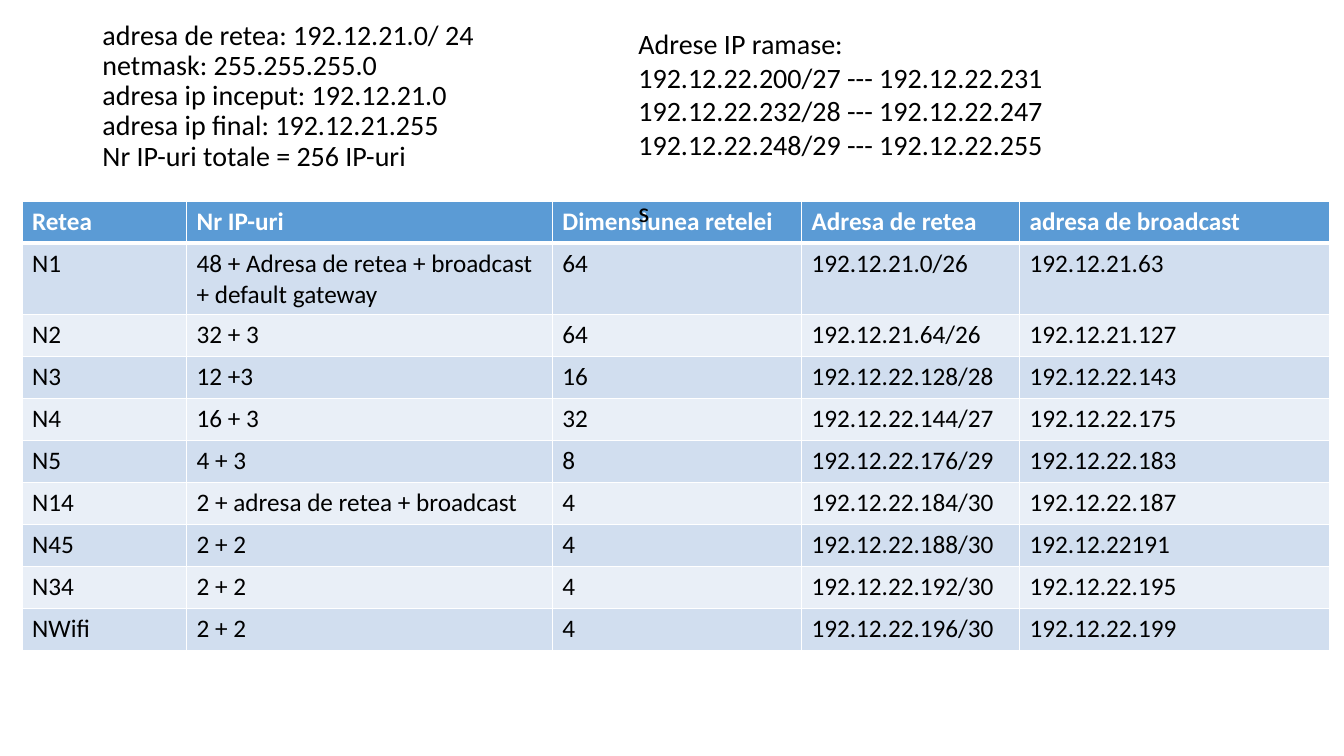
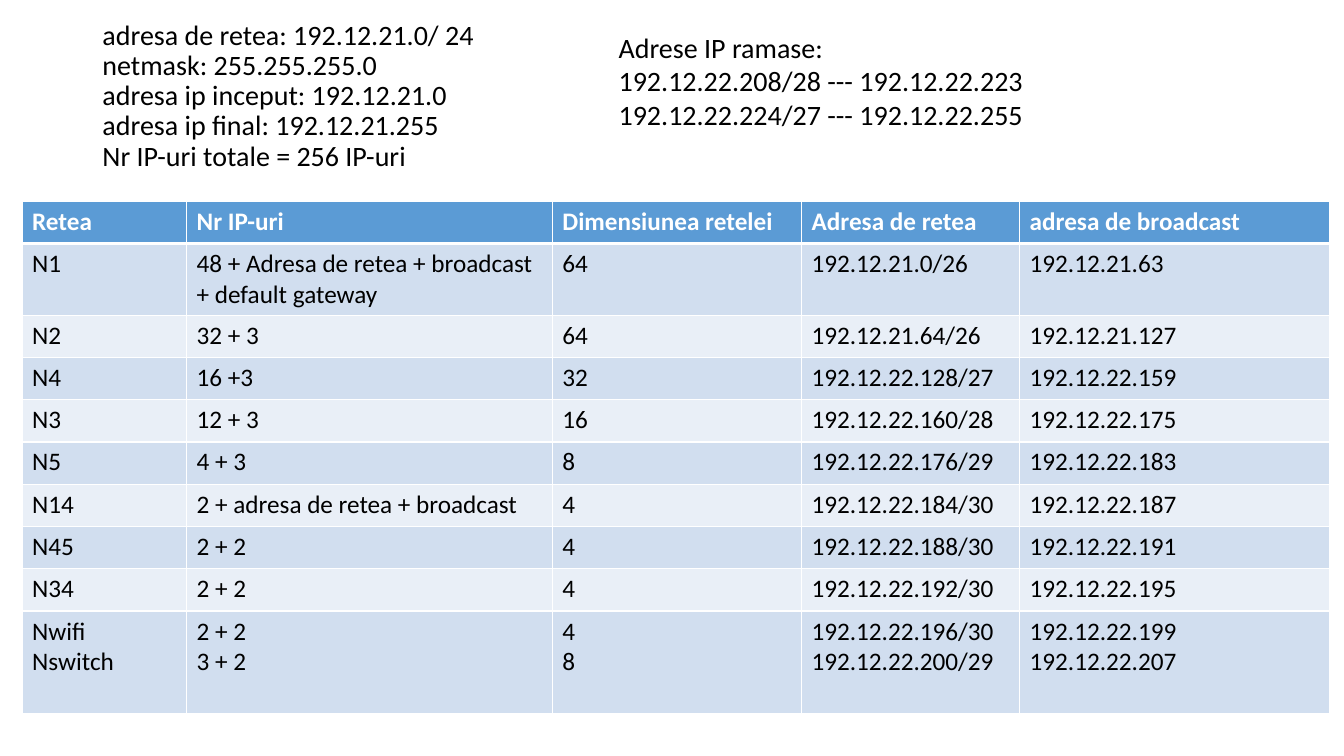
Before and after one commit to zdrobix/csubb, a slide deck: slide 2 of Semestru 3/Retele de calculatoare/lab/lab10/lab10_tema.pptx. Drawn at 1344x756 pixels with LibreOffice and Linux fonts; fonts in the diff are those of the drawing. Boxes give left, top, right and bottom in pixels: in the first picture for what was removed or moved away, otherwise in the second. Text is boxed around its words. In the diff, an @@ line names an element or a change of style, - is before the commit and + after.

```diff
--- a/Semestru 3/Retele de calculatoare/lab/lab10/lab10_tema.pptx
+++ b/Semestru 3/Retele de calculatoare/lab/lab10/lab10_tema.pptx
@@ text "Adrese IP ramase:": place and size @@
-text "Adrese IP ramase:" at bbox=[638, 34, 1042, 229]
+text "Adrese IP ramase:" at bbox=[619, 38, 1022, 127]
@@ text at bbox=[619, 71, 1022, 127]: text changed @@
-192.12.22.200/27 --- 192.12.22.231
-192.12.22.232/28 --- 192.12.22.247
-192.12.22.248/29 --- 192.12.22.255
-s
+192.12.22.208/28 --- 192.12.22.223
+192.12.22.224/27 --- 192.12.22.255
@@ table at bbox=[22, 202, 1329, 712] @@
-row 4: N3 | 12 +3 | 16 | 192.12.22.128/28 | 192.12.22.143
+row 4: N4 | 16 +3 | 32 | 192.12.22.128/27 | 192.12.22.159
-row 5: N4 | 16 + 3 | 32 | 192.12.22.144/27 | 192.12.22.175
+row 5: N3 | 12 + 3 | 16 | 192.12.22.160/28 | 192.12.22.175
-row 8, column 5: 192.12.22191
+row 8, column 5: 192.12.22.191
-row 10: NWifi | 2 + 2 | 4 | 192.12.22.196/30 | 192.12.22.199
+row 10: Nwifi / Nswitch | 2 + 2 / 3 + 2 | 4 / 8 | 192.12.22.196/30 / 192.12.22.200/29 | 192.12.22.199 / 192.12.22.207
```
Also in this commit, not shown: 1 other slide changed, 15 other files.
